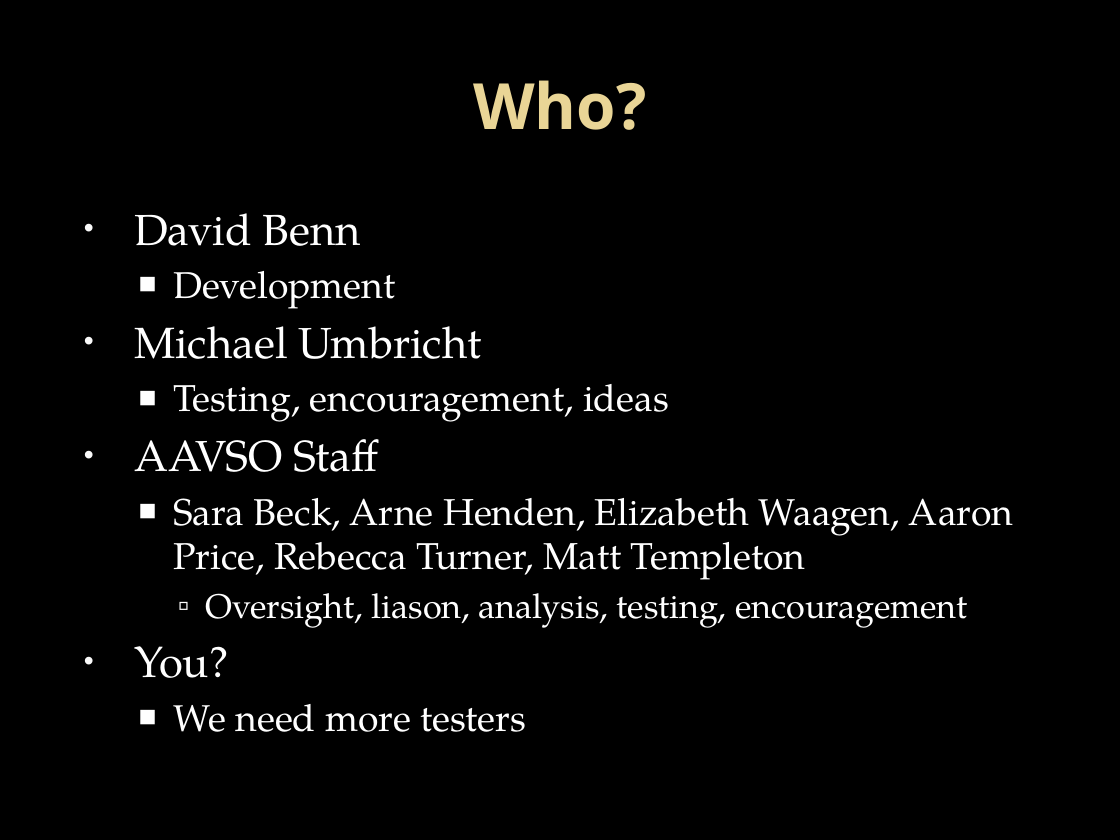
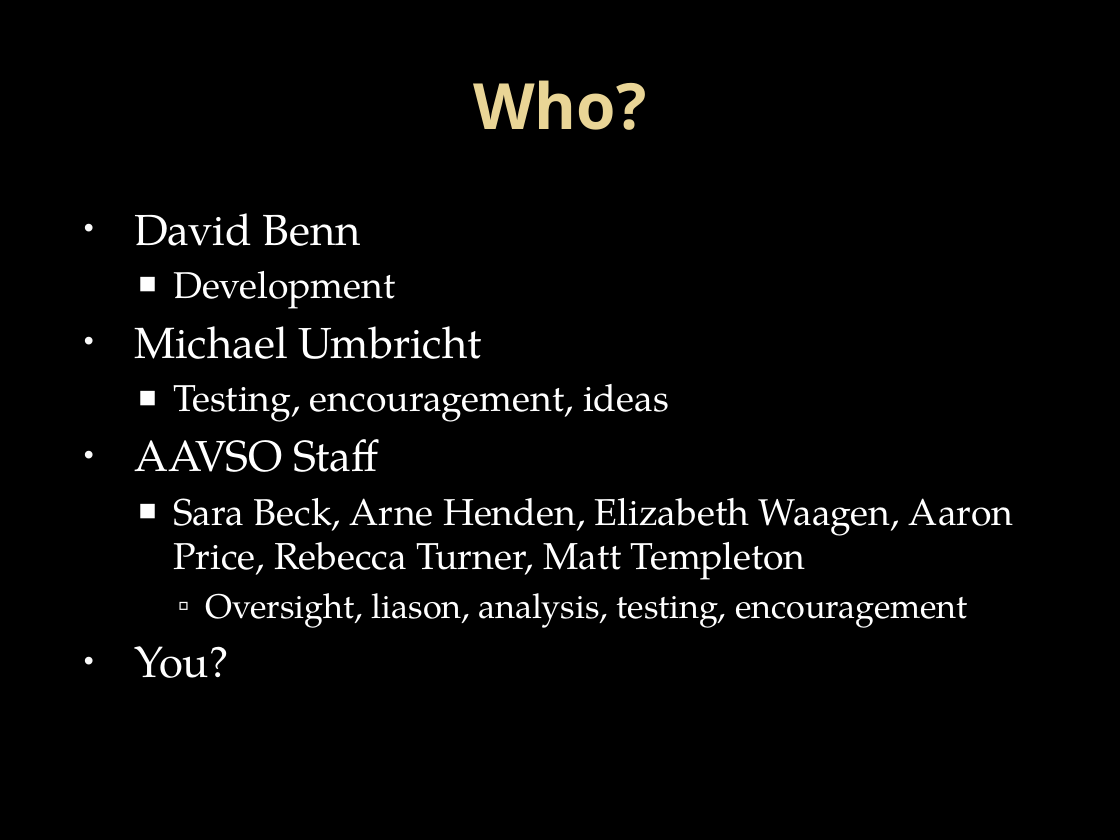
Before and after one commit to AAVSO/VStar, a slide deck: slide 4 of trunk/doc/slides/VStarBegins.pptx. Drawn at 1120x840 pixels with LibreOffice and Linux fonts; fonts in the diff are those of the drawing; background and template pictures are left out. Boxes give left, top, right and bottom in pixels: in the first picture for what was removed or moved away, otherwise in the second. Text is boxed around its words. In the diff, an @@ line names an element or a change of style, - is before the commit and + after.

Commit message:
Slight change to Who? slide

```diff
--- a/trunk/doc/slides/VStarBegins.pptx
+++ b/trunk/doc/slides/VStarBegins.pptx
@@ text at (173,704,526,732): paragraph removed @@
-  ■ We need more testers
```
Also in this commit, not shown: 1 other file.
